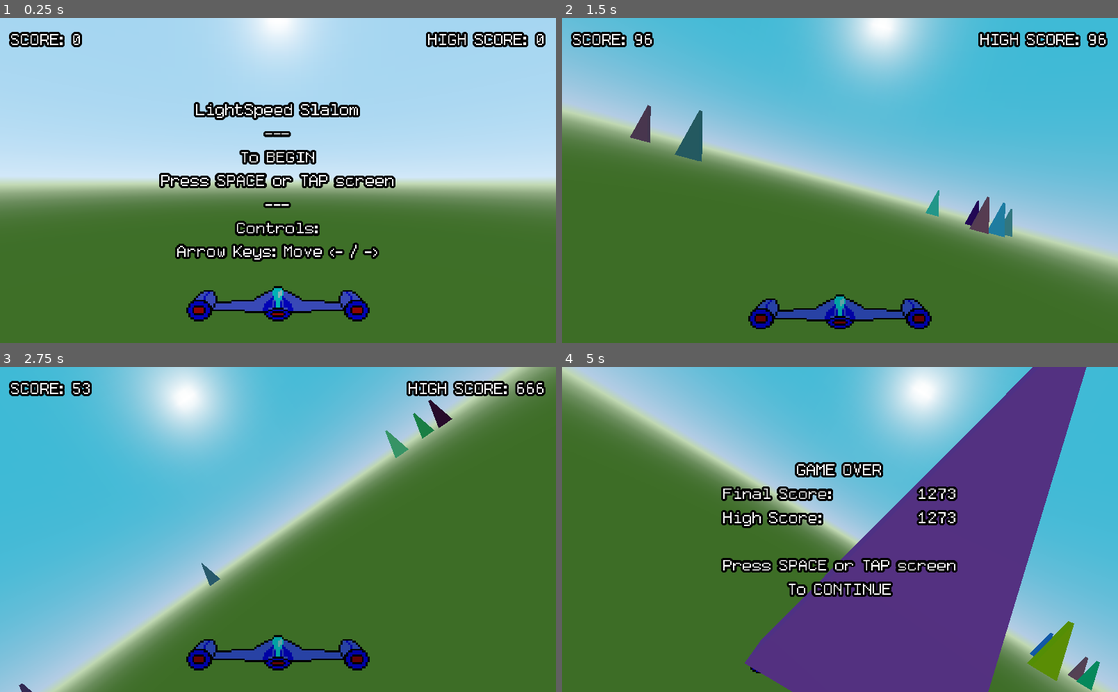
Above: before the commit, frames 1-4 (two rows, left to right).
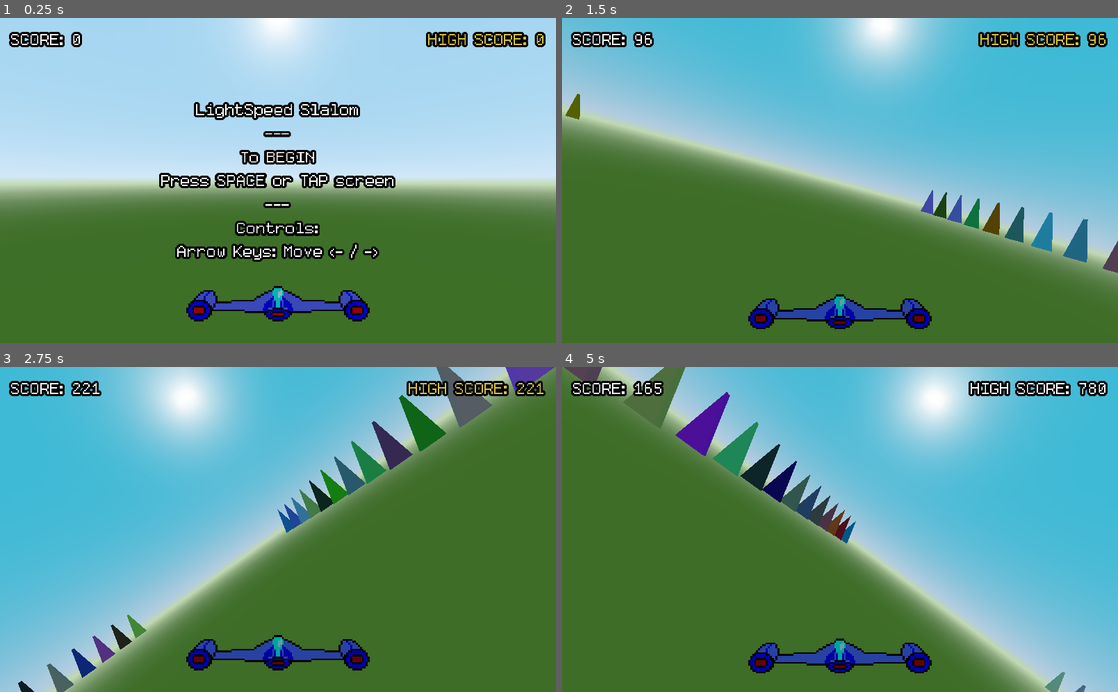
Above: after the commit, the same moments.

Repository: voxibit/godot-slalom
Game: Godot game, scene res://world_map.tscn
Same seed, same stepped clock (60 frames per second), same inputs: the game is played once before the commit and once after it.
Inputs:
- Up to frame 1 (0.25 s): no input
- Up to frame 2 (1.5 s): tap Space (ui_select) at 0.5, 1.35 s; hold Right (ui_right) 0.53-1.28 s; hold Space (ui_select) 0.53-1.28 s; hold Left (ui_left) from 1.28 s (still down)
- Up to frame 3 (2.75 s): tap Space (ui_select) at 1.52, 1.82 s; release Left (ui_left) at 2.03 s; hold Right (ui_right) from 2.03 s (still down); hold Space (ui_select) from 2.03 s (still down)
- Up to frame 4 (5 s): release Space (ui_select) at 2.78 s; tap Space (ui_select) at 2.85, 3.02, 3.32, 4.35, 4.52, 4.82 s; release Right (ui_right) at 3.53 s; hold Space (ui_select) 3.53-4.28 s; hold Left (ui_left) from 3.53 s (still down); tap Escape (ui_cancel) at 4.15 s

The runs differ from the first frame. In frame 1, 0.2% of the frame differs, in the area x 77-98%, y 4-9%; in frame 2, 3.0%; in frame 3, 4.7%; in frame 4, 47%, in the area x 0-100%, y 0-100%.

Commit message:
Polished levels, but has a bug with high scores

Diff:
--- a/game.gd
+++ b/game.gd
@@ -8,11 +8,13 @@
 onready var points_collision :Area = $Player/PointsArea
 onready var player_particles :CPUParticles = $Player/CPUParticles
 onready var hud_score :Label = $hud/ScoreView/HBoxContainer/ScoreContainer/ScoreLabel
+onready var high_score_name_label :Label = $hud/ScoreView/HBoxContainer/Label2
 onready var high_score_label :Label = $hud/ScoreView/HBoxContainer/HiScoreContainer/HiScoreLabel
 onready var score_view :Container = $hud/ScoreView
 onready var final_score_view :Container = $hud/FinalScoreView
 onready var final_score_label :Label = $hud/FinalScoreView/VBoxContainer/HBoxContainer/FinalScore
 onready var high_score_label_final :Label = $hud/FinalScoreView/VBoxContainer/HBoxContainer2/HighScore
+onready var high_score_label_final_name :Label = $hud/FinalScoreView/VBoxContainer/HBoxContainer2/Label2
 onready var start_game_hud :Container = $hud/StartGameView
 onready var sky :ProceduralSky = $Player/Camera.get_environment().get_sky()
 onready var post_glitch :Spatial = $Player/Camera/PostGlitch
@@ -29,8 +31,17 @@
 var tilt:float=0
 var score :float = 0
 var high_score :float = 0
+var _high_score_run :bool = false
 
 var game_over :bool = true
+
+# This is needed if:
+# The ship hits and obstacle giving +500 pts but game_over
+# The game_over causes -500 pts. IF the +500 pts had made
+# the game be a high_score_run, then the high score gets -500 pts
+# erroniously. Because the +500 should never have happened.
+# So we check for this
+var _prev_high_score :float = 0
 
 func _ready():
 	sky_tween.set_sky(sky)
@@ -47,19 +58,18 @@
 	var decay :float = TILT_DECAY
 
 	if not game_over:
-		if Input.is_action_pressed("ui_left"):
+		if Input.is_action_pressed("ui_left") and not Input.is_action_pressed("ui_right"):
 			tilt += TILT_ACCELERATION
 			decay *= decay
-		elif Input.is_action_pressed("ui_right"):
+		elif Input.is_action_pressed("ui_right") and not Input.is_action_pressed("ui_left"):
 			tilt -= TILT_ACCELERATION
 			decay *= decay
-		elif Input.is_action_just_pressed("ui_cancel"):
-			obstacles.skip()
 
 		score += POINTS_PER_SECOND*delta
 		hud_score.set_text(str(int(score)))
 		if score > high_score:
 			high_score = score
+			_high_score_run = true
 			high_score_label.set_text(str(int(high_score)))
 		sky_tween.process(delta)
 	elif Input.is_action_pressed("ui_select"):
@@ -68,12 +78,25 @@
 	tilt *= decay
 	player.set_rotation(Vector3(0,0,tilt*MAX_TILT))
 	obstacles.set_tilt(tilt)
+	if score == high_score:
+		high_score_label.add_color_override("font_color", Color("d7c141"))
+		high_score_name_label.add_color_override("font_color", Color("d7c141"))
 
-func on_game_over(obstacle:Area):
+func on_game_over(obstacle_area:Area):
 	game_over = true
 	obstacles.game_over = true
 	player_particles.set_emitting(true)
 	sky_tween.stop()
+	var obstacle = obstacle_area.get_parent()
+	if not obstacle.points_enabled:
+		score -= 500
+		if _high_score_run:
+			high_score -= 500
+			prints(high_score, _prev_high_score)
+			if high_score < _prev_high_score:
+				high_score = _prev_high_score
+				_high_score_run = false
+	obstacle.points_enabled=false
 	post_glitch_timer.stop()
 	post_glitch.set_visible(true)
 	post_glitch.get_surface_material(0).set_shader_param("shake_rate",0.4)
@@ -82,6 +105,12 @@
 	if score > high_score:
 		high_score = score
 	final_score_label.set_text(str(int(score)))
+	if _high_score_run:
+		high_score_label_final.add_color_override("font_color", Color("d7c141"))
+		high_score_label_final_name.add_color_override("font_color", Color("d7c141"))
+	else:
+		high_score_label_final.add_color_override("font_color", Color("FFFFFF"))
+		high_score_label_final_name.add_color_override("font_color", Color("FFFFFF"))
 	high_score_label_final.set_text(str(int(high_score)))
 	high_score_label.set_text(str(int(high_score)))
 
@@ -99,7 +128,10 @@
 	post_glitch.set_visible(false)
 
 func reset():
+	high_score_label.add_color_override("font_color", Color("FFFFFF"))
+	high_score_name_label.add_color_override("font_color", Color("FFFFFF"))
 	score = 0
+	_high_score_run = false
 	game_over = false
 	obstacles.reset()
 	player_particles.set_emitting(false)
@@ -110,6 +142,8 @@
 	post_glitch.set_visible(false)
 	sky_tween.stop()
 
+	_prev_high_score = high_score
+
 	sky.set_sky_top_color(obstacles.levels[0].SKY_TOP_COLOR)
 	sky.set_sky_horizon_color(obstacles.levels[0].SKY_HORIZON_COLOR)
 	sky.set_ground_horizon_color(obstacles.levels[0].GROUND_HORIZON_COLOR)
@@ -118,7 +152,6 @@
 
 
 func advance_level(old, new, fade:float):
-	print("___ADVANCE LEVEL___")
 	sky_tween.tween(old.SKY_TOP_COLOR, old.SKY_HORIZON_COLOR,
 					old.GROUND_BOTTOM_COLOR, old.GROUND_HORIZON_COLOR,
 					new.SKY_TOP_COLOR, new.SKY_HORIZON_COLOR,
--- a/hud.tscn
+++ b/hud.tscn
@@ -62,6 +62,7 @@
 margin_right = 952.0
 margin_bottom = 40.0
 theme = ExtResource( 1 )
+custom_colors/font_color = Color( 0.843137, 0.756863, 0.254902, 1 )
 text = "HIGH SCORE:"
 
 [node name="HiScoreContainer" type="MarginContainer" parent="ScoreView/HBoxContainer"]
--- a/levels/level_1.gd
+++ b/levels/level_1.gd
@@ -1,15 +1,11 @@
 extends "templates/basic.gd"
 
 func setup():
-	SKY_TOP_COLOR = Color(0.24, 0.73, 0.84, 1.0)
-	SKY_HORIZON_COLOR = Color(0.73, 0.81, 0.90, 1.0)
-	GROUND_HORIZON_COLOR = Color(0.89, 0.98, 0.83, 1.0)
-	GROUND_BOTTOM_COLOR = Color(0.24, 0.43, 0.15, 1.0)
+	SKY_TOP_COLOR = Color("a5d6f1")
+	SKY_HORIZON_COLOR = Color("d6eafa")
+	GROUND_HORIZON_COLOR = Color("e5fad6")
+	GROUND_BOTTOM_COLOR = Color("3e6f28")
 
 	CONE_DENSITY = 0.6
 	LEVEL_DURATION = 15.0
 	LEVEL_FADE_OUT_TIME = 4.0
-
-	CONE_VZ_PROB = 0.4
-	CONE_VZ_0 = 2.0
-	CONE_VZ_RANDOM = 5.0
--- a/levels/level_2.gd
+++ b/levels/level_2.gd
@@ -1,11 +1,17 @@
-extends "templates/basic.gd"
+extends "templates/tunnel.gd"
 
 func setup():
-	SKY_TOP_COLOR = Color(0.64, 0.5, 0.4, 1.0)
-	SKY_HORIZON_COLOR = Color(0.8, 0.6, 0.5, 1.0)
-	GROUND_HORIZON_COLOR = Color(0.8, 0.6, 0.5, 1.0)
-	GROUND_BOTTOM_COLOR = Color(0.20, 0.3, 0.1, 1.0)
+	SKY_TOP_COLOR = Color(0.24, 0.63, 0.64, 1.0)
+	SKY_HORIZON_COLOR = Color(0.73, 0.61, 0.70, 1.0)
+	GROUND_HORIZON_COLOR = Color(0.89, 0.98, 0.83, 1.0)
+	GROUND_BOTTOM_COLOR = Color(0.24, 0.43, 0.15, 1.0)
 
-	CONE_DENSITY = 1.0
-	LEVEL_DURATION = 30.0
-	LEVEL_FADE_OUT_TIME = 4.0
+	TUNNEL_WIDTH = 6.0
+	LEVEL_POINTS = 7000
+
+	# best to keep these summing to <= 1, or impossible turns can come up
+	TURN_SIZE_0 = 0.4
+	TURN_SIZE_RAND = 0.5
+
+	TURN_DURATION_0 = 0.8
+	TURN_DURATION_RAND = 0.8
--- a/levels/level_2x.gd
+++ /dev/null
@@ -1,17 +0,0 @@
-extends "templates/tunnel.gd"
-
-func setup():
-	SKY_TOP_COLOR = Color(0.24, 0.63, 0.64, 1.0)
-	SKY_HORIZON_COLOR = Color(0.73, 0.61, 0.70, 1.0)
-	GROUND_HORIZON_COLOR = Color(0.89, 0.98, 0.83, 1.0)
-	GROUND_BOTTOM_COLOR = Color(0.24, 0.43, 0.15, 1.0)
-
-	TUNNEL_WIDTH = 6.0
-	LEVEL_POINTS = 7000
-
-	# best to keep these summing to <= 1, or impossible turns can come up
-	TURN_SIZE_0 = 0.4
-	TURN_SIZE_RAND = 0.5
-
-	TURN_DURATION_0 = 0.8
-	TURN_DURATION_RAND = 0.8
--- a/levels/level_3.gd
+++ b/levels/level_3.gd
@@ -1,23 +1,11 @@
-extends "templates/tunnel.gd"
+extends "templates/basic.gd"
 
 func setup():
-	SKY_TOP_COLOR = Color(0.64, 0.3, 0.2, 1.0)
-	SKY_HORIZON_COLOR = Color(0.8, 0.5, 0.4, 1.0)
-	GROUND_HORIZON_COLOR = Color(0.8, 0.5, 0.4, 1.0)
-	GROUND_BOTTOM_COLOR = Color(0.0, 0.0, 0.2, 1.0)
+	SKY_TOP_COLOR = Color(0.64, 0.5, 0.4, 1.0)
+	SKY_HORIZON_COLOR = Color(0.8, 0.6, 0.5, 1.0)
+	GROUND_HORIZON_COLOR = Color(0.8, 0.6, 0.5, 1.0)
+	GROUND_BOTTOM_COLOR = Color(0.20, 0.3, 0.1, 1.0)
 
+	CONE_DENSITY = 1.0
 	LEVEL_DURATION = 30.0
 	LEVEL_FADE_OUT_TIME = 4.0
-
-	FUNNEL_IN_TIME = 3.0
-	FUNNEL_OUT_TIME = 3.0
-
-	FUNNEL_WIDTH = 50.0
-	TUNNEL_WIDTH = 6.0
-
-	# best to keep these summing to <= 1, or impossible turns can come up
-	TURN_SIZE_0 = 0.4
-	TURN_SIZE_RAND = 0.5
-
-	TURN_DURATION_0 = 0.8
-	TURN_DURATION_RAND = 0.8
--- a/levels/level_4.gd
+++ b/levels/level_4.gd
@@ -1,18 +1,18 @@
-extends "templates/basic.gd"
+extends "templates/tunnel.gd"
 
 func setup():
-	SKY_TOP_COLOR = Color(0.64, 0.5, 0.8, 1.0)
-	SKY_HORIZON_COLOR = Color(0.8, 0.6, 0.9, 1.0)
-	GROUND_HORIZON_COLOR = Color(0.8, 0.6, 0.5, 1.0)
-	GROUND_BOTTOM_COLOR = Color(0.5, 0.3, 0.1, 1.0)
+	SKY_TOP_COLOR = Color(0.24, 0.14, 0.24, 1.0)
+	SKY_HORIZON_COLOR = Color(0.33, 0.11, 0.18, 1.0)
+	GROUND_HORIZON_COLOR = Color(0.30, 0.48, 0.33, 1.0)
+	GROUND_BOTTOM_COLOR = Color(0.14, 0.23, 0.15, 1.0)
 
-	CONE_DENSITY = 1.0
-	LEVEL_DURATION = 15.0
-	LEVEL_FADE_OUT_TIME = 4.0
+	TUNNEL_WIDTH = 5
 
-	CONE_SCALE_X0 = 0.8
-	CONE_SCALE_X_RANDOM = 0.8
+	# best to keep these summing to <= 1, or impossible turns can come up
+	TURN_SIZE_0 = 0.4
+	TURN_SIZE_RAND = 0.5
 
-	CONE_MOTION_PROB = 0.5
-	CONE_VELOCITY_0 = 0.0
-	CONE_VELOCITY_RANDOM = 3.0
+	TURN_DURATION_0 = 0.8
+	TURN_DURATION_RAND = 0.8
+
+	CONE_EMISSIVITY = 0.6
--- a/levels/level_4x.gd
+++ /dev/null
@@ -1,17 +0,0 @@
-extends "templates/tunnel.gd"
-
-func setup():
-	SKY_TOP_COLOR = Color(0.24, 0.73, 0.84, 1.0)
-	SKY_HORIZON_COLOR = Color(0.73, 0.81, 0.88, 1.0)
-	GROUND_HORIZON_COLOR = Color(0.89, 0.98, 0.83, 1.0)
-	GROUND_BOTTOM_COLOR = Color(0.24, 0.43, 0.15, 1.0)
-
-	TUNNEL_WIDTH = 5
-	LEVEL_POINTS = 7000
-
-	# best to keep these summing to <= 1, or impossible turns can come up
-	TURN_SIZE_0 = 0.4
-	TURN_SIZE_RAND = 0.5
-
-	TURN_DURATION_0 = 0.8
-	TURN_DURATION_RAND = 0.8
--- a/levels/level_5.gd
+++ b/levels/level_5.gd
@@ -1,18 +1,18 @@
 extends "templates/basic.gd"
 
 func setup():
-	SKY_TOP_COLOR = Color("#f0d983")
-	SKY_HORIZON_COLOR = Color("#f36d7d")
-	GROUND_HORIZON_COLOR = Color("#c56ea8")
-	GROUND_BOTTOM_COLOR = Color("#8e6ae5")
+	SKY_TOP_COLOR = Color(0.64, 0.5, 0.8, 1.0)
+	SKY_HORIZON_COLOR = Color(0.8, 0.6, 0.9, 1.0)
+	GROUND_HORIZON_COLOR = Color(0.8, 0.6, 0.5, 1.0)
+	GROUND_BOTTOM_COLOR = Color(0.5, 0.3, 0.1, 1.0)
 
-	CONE_DENSITY = 0.9
+	CONE_DENSITY = 1.0
 	LEVEL_DURATION = 15.0
 	LEVEL_FADE_OUT_TIME = 4.0
 
-	CONE_SCALE_X0 = 1.0
-	CONE_SCALE_X_RANDOM = 1.0
+	CONE_SCALE_X0 = 0.8
+	CONE_SCALE_X_RANDOM = 0.8
 
-	CONE_MOTION_PROB = 0.9
+	CONE_MOTION_PROB = 0.5
 	CONE_VELOCITY_0 = 0.0
 	CONE_VELOCITY_RANDOM = 3.0
--- /dev/null
+++ b/levels/level_7.gd
@@ -0,0 +1,21 @@
+extends "templates/basic.gd"
+
+func setup():
+	SKY_TOP_COLOR = Color("#f0d983")
+	SKY_HORIZON_COLOR = Color("#f36d7d")
+	GROUND_HORIZON_COLOR = Color("#c56ea8")
+	GROUND_BOTTOM_COLOR = Color("#8e6ae5")
+
+	CONE_DENSITY = 0.8
+	LEVEL_FADE_OUT_TIME = 4.0
+
+	CONE_SCALE_X0 = 1.0
+	CONE_SCALE_X_RANDOM = 1.0
+
+	CONE_MOTION_PROB = 0.9
+	CONE_VELOCITY_0 = 0.0
+	CONE_VELOCITY_RANDOM = 3.0
+
+	CONE_VZ_PROB = 0.3
+	CONE_VZ_0 = 2.0
+	CONE_VZ_RANDOM = 5.0
--- a/levels/level_8x.gd
+++ b/levels/level_8.gd
@@ -6,12 +6,12 @@
 	GROUND_HORIZON_COLOR = Color(0.89, 0.98, 0.83, 1.0)
 	GROUND_BOTTOM_COLOR = Color(0.24, 0.43, 0.15, 1.0)
 
-	TUNNEL_WIDTH = 4.3
+	TUNNEL_WIDTH = 4.5
 	LEVEL_POINTS = 7000
 
 	# best to keep these summing to <= 1, or impossible turns can come up
 	TURN_SIZE_0 = 0.5
-	TURN_SIZE_RAND = 0.5
+	TURN_SIZE_RAND = 0.4
 
 	TURN_DURATION_0 = 0.5
 	TURN_DURATION_RAND = 0.8
--- a/levels/templates/basic.gd
+++ b/levels/templates/basic.gd
@@ -9,7 +9,7 @@
 
 var CONE_DENSITY :float = 1.1
 var LEVEL_DURATION :float = 5.0
-var LEVEL_POINTS :float = 500.0
+var LEVEL_POINTS :float = 2500.0
 var LEVEL_FADE_OUT_TIME :float = 4.0
 
 var CONE_MOTION_PROB :float = 0
@@ -25,6 +25,8 @@
 
 var CONE_SCALE_Y0 :float = 1
 var CONE_SCALE_Y_RANDOM :float = 0
+
+var CONE_EMISSIVITY :float = 0.0
 
 var t :float = 0
 var abs_t :float = 0
@@ -51,7 +53,7 @@
 	var z :float = max_spawn_z * (1.0 + (randf()-0.5)/12.0) # a little random depth
 	cone.translate(Vector3(obs_x + x, 0, -obs_z-z)) # random position left/right
 
-	cone.rand_color()
+	cone.rand_color(CONE_EMISSIVITY)
 	if randf() < CONE_MOTION_PROB:
 		cone.rand_xspeed(CONE_VELOCITY_0, CONE_VELOCITY_RANDOM)
 	if randf() < CONE_VZ_PROB:
--- a/levels/templates/tunnel.gd
+++ b/levels/templates/tunnel.gd
@@ -8,14 +8,15 @@
 var GROUND_BOTTOM_COLOR :Color = Color(0.0, 0.0, 0.2, 1.0)
 
 var CONES_PER_SECOND :float = 20.0
+var CONE_EMISSIVITY :float = 0.0
 var LEVEL_DURATION :float = 30.0
-var LEVEL_POINTS :float = 3000.0
+var LEVEL_POINTS :float = 7000.0
 var LEVEL_FADE_OUT_TIME :float = 4.0
 
 var FUNNEL_IN_TIME :float = 3.0
 var FUNNEL_OUT_TIME :float = 3.0
 
-var FUNNEL_WIDTH :float = 50.0
+var FUNNEL_WIDTH :float = 40.0
 var TUNNEL_WIDTH :float = 4.2
 
 var TURN_SIZE_0 :float = 5
@@ -46,6 +47,7 @@
 	t = 0
 	path_t = 0
 	abs_t = 0
+	_fading_out = false
 	_prev_path_x = 0
 	_next_path_x = 0
 	_path_duration = FUNNEL_IN_TIME
@@ -109,7 +111,7 @@
 		left = true
 
 	cone.translate(Vector3(x0 + x, 0, -obs_z-z))
-	cone.rand_color()
+	cone.rand_color(CONE_EMISSIVITY)
 	#cone.set_scale(Vector3(2,1,1))
 
 	return cone
@@ -131,7 +133,6 @@
 	_fading_out = false
 	abs_t = 0
 
-
 func fade_out():
 	_fading_out = true
 	abs_t = 0
--- a/obstacles.gd
+++ b/obstacles.gd
@@ -23,8 +23,8 @@
 
 func _ready():
 	levels = []
-	for lvl in ['1','2x','2','4x','4','6x', '5', '8x']:
-		var loaded_level = load("levels/level_%s.gd"%lvl).new()
+	for lvl in range(8,9):
+		var loaded_level = load("levels/level_%d.gd"%lvl).new()
 		loaded_level.setup()
 		levels.append(loaded_level)
 	translate(Vector3(10,0,0)) #???
@@ -120,7 +120,3 @@
 	for level in levels:
 		level.is_loaded = false
 	curr_level = levels[0]
-
-func skip():
-	t = curr_level.LEVEL_DURATION - curr_level.LEVEL_FADE_OUT_TIME
-	curr_level.abs_t = t
--- a/sky_tween.gd
+++ b/sky_tween.gd
@@ -41,7 +41,6 @@
 
 func process(delta:float):
 	if not processing: return
-	#prints("TWEEN", abs_t, t)
 	abs_t += delta
 	if abs_t > duration:
 		_color_sky()
@@ -62,11 +61,9 @@
 	sky.set_ground_horizon_color(lerp(ground_horizon[0], ground_horizon[1], abs_t/duration))
 
 func start():
-	print("START tween")
 	processing = true
 
 func stop():
-	print("      ============ STOP tween")
 	processing = false
 	reset()
 
--- a/world_map.tscn
+++ b/world_map.tscn
@@ -16,6 +16,7 @@
 [sub_resource type="SpatialMaterial" id=4]
 flags_transparent = true
 params_depth_draw_mode = 3
+params_billboard_mode = 1
 albedo_texture = ExtResource( 3 )
 
 [sub_resource type="ProceduralSky" id=2]
Not shown, changed: .mono/metadata/ide_messaging_meta.txt
Renamed: levels/level_6x.gd -> levels/level_6.gd
